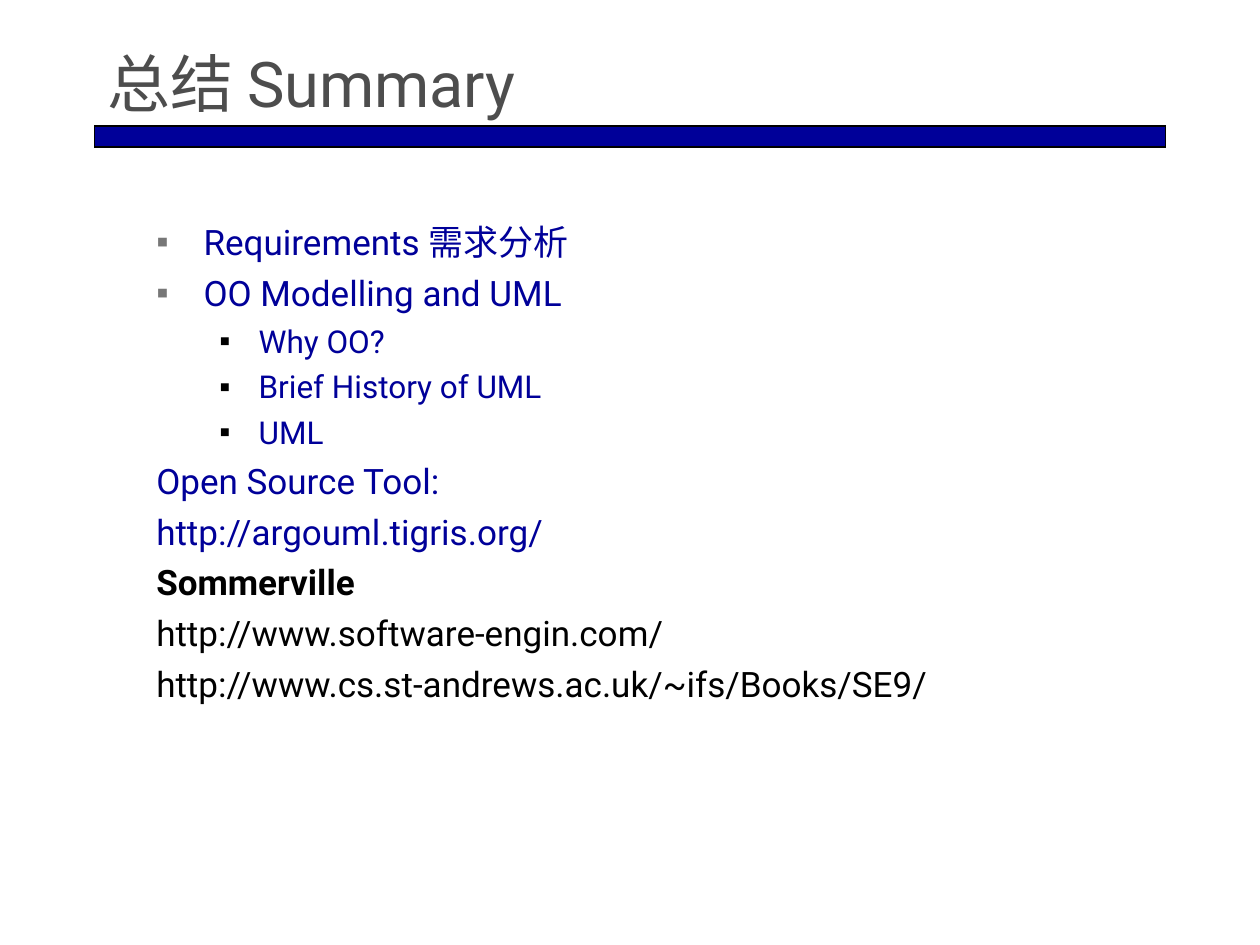
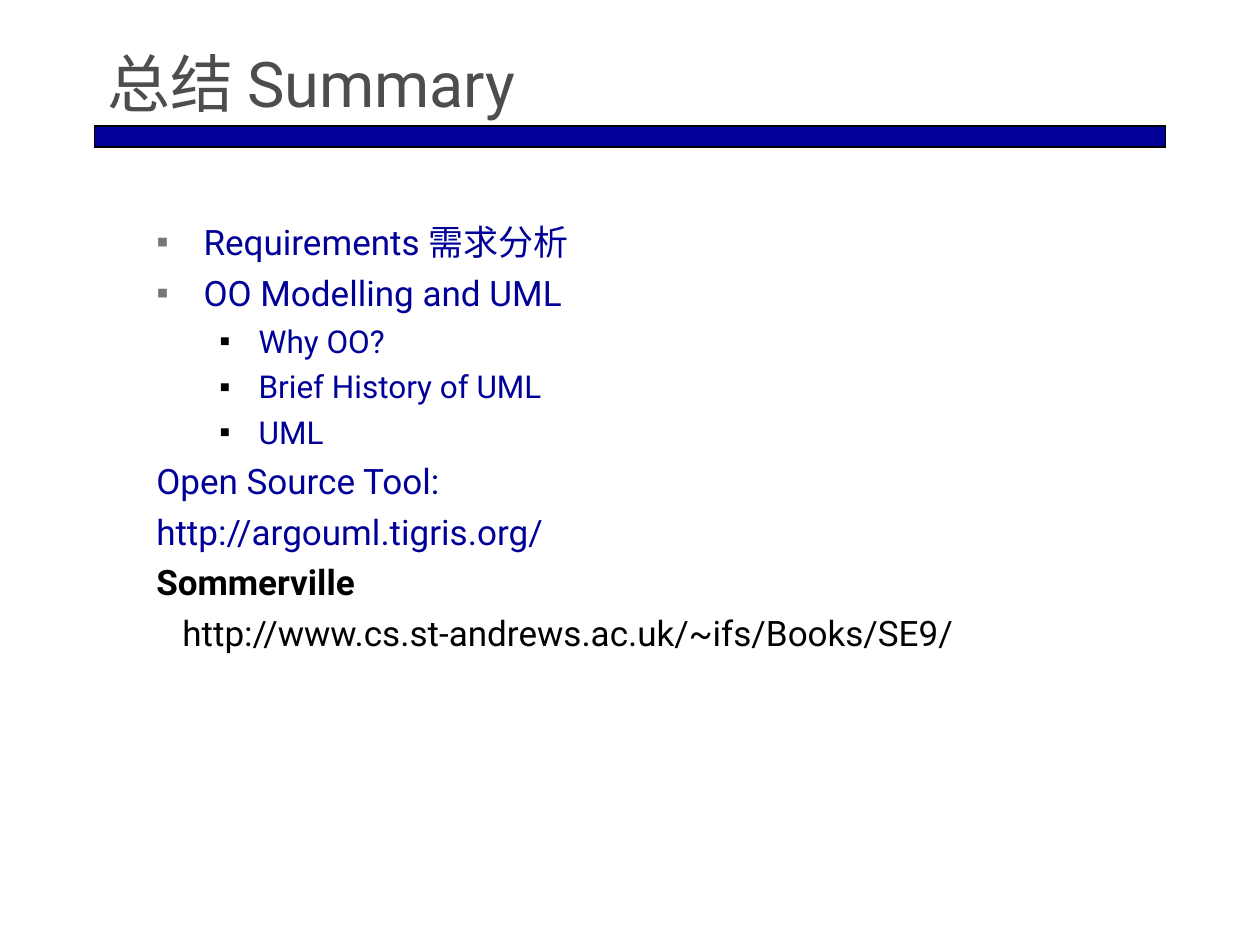
Before and after one commit to smoothplans/Software-Engineering, a slide deck: slide 61 of SWE-PPT/lecture02_requirement&OO_Modelling.ppt. Drawn at 1260x945 pixels with LibreOffice and Linux fonts; fonts in the diff are those of the drawing. Boxes give left, top, right and bottom in pixels: in the first picture for what was removed or moved away, otherwise in the second. Text is boxed around its words. In the diff, an @@ line names an element or a change of style, - is before the commit and + after.

Commit message:
Update SWE-PPT/lecture02_requirement&OO_Modelling.ppt
correct wrong web reference.

```diff
--- a/SWE-PPT/lecture02_requirement&OO_Modelling.ppt
+++ b/SWE-PPT/lecture02_requirement&OO_Modelling.ppt
@@ text at (156, 619, 663, 654): paragraph removed @@
-http://www.software-engin.com/
```
